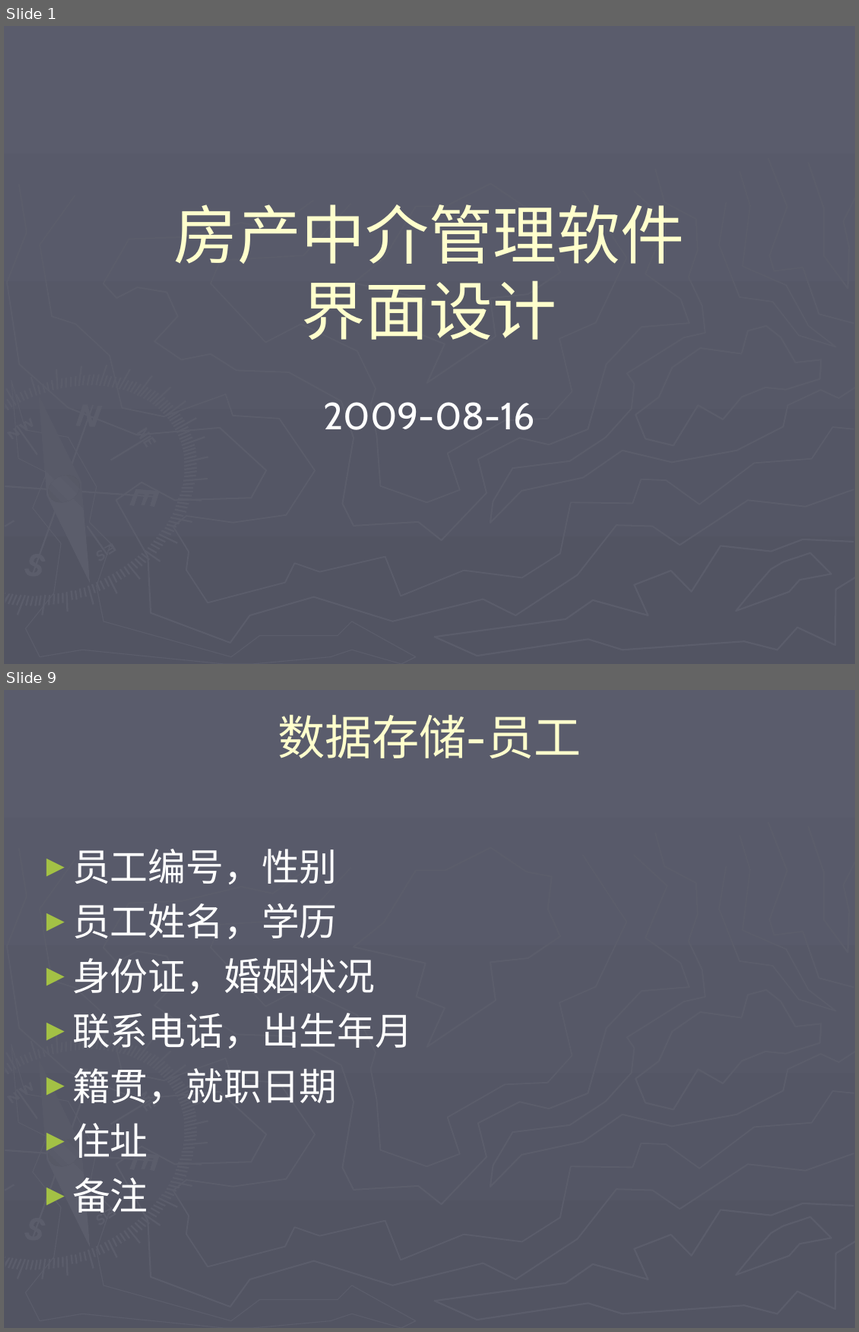
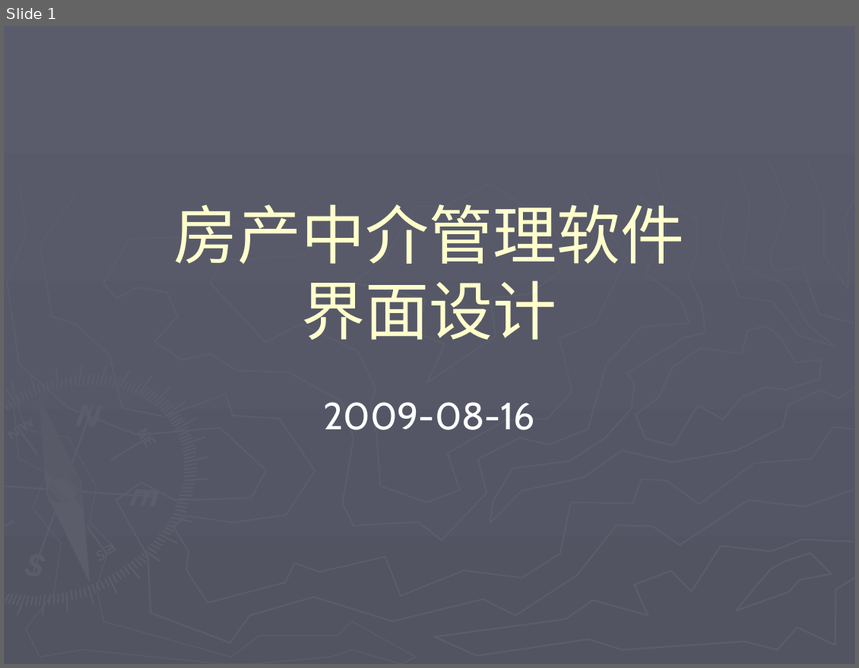
Before and after one commit to honj51/ideacode, a slide deck: doc/房产中介管理/程序界面设计.ppt. Shown one above the other, each under a label of ours: slides 1 and 9 before the commit, slide 1 after it; the slides between them are not shown. The pictures are 859x1332 and 859x668 pixels, drawn with LibreOffice and Linux fonts; fonts in the diff are those of the drawing. Boxes give left, top, right and bottom in pixels: in the first picture for what was removed or moved away, otherwise in the second. Text is boxed around its words. In the diff, an @@ line names an element or a change of style, - is before the commit and + after.

```diff
--- a/doc/房产中介管理/程序界面设计.ppt
+++ b/doc/房产中介管理/程序界面设计.ppt
@@ slide 9 removed at bbox=[4, 690, 855, 1328], background gradient #5A5C6C to #525462; not listed: 148 template elements that a slide beside it also shows @@
@@ title removed at bbox=[278, 714, 581, 758] @@
-数据存储-员工
@@ text removed at bbox=[72, 849, 413, 1213] @@
-► 员工编号，性别
-► 员工姓名，学历
-► 身份证，婚姻状况
-► 联系电话，出生年月
-► 籍贯，就职日期
-► 住址
-► 备注
```
Also in this commit, not shown: 2 slides changed, 2 slides added, 7 other slides removed, 23 other files.
